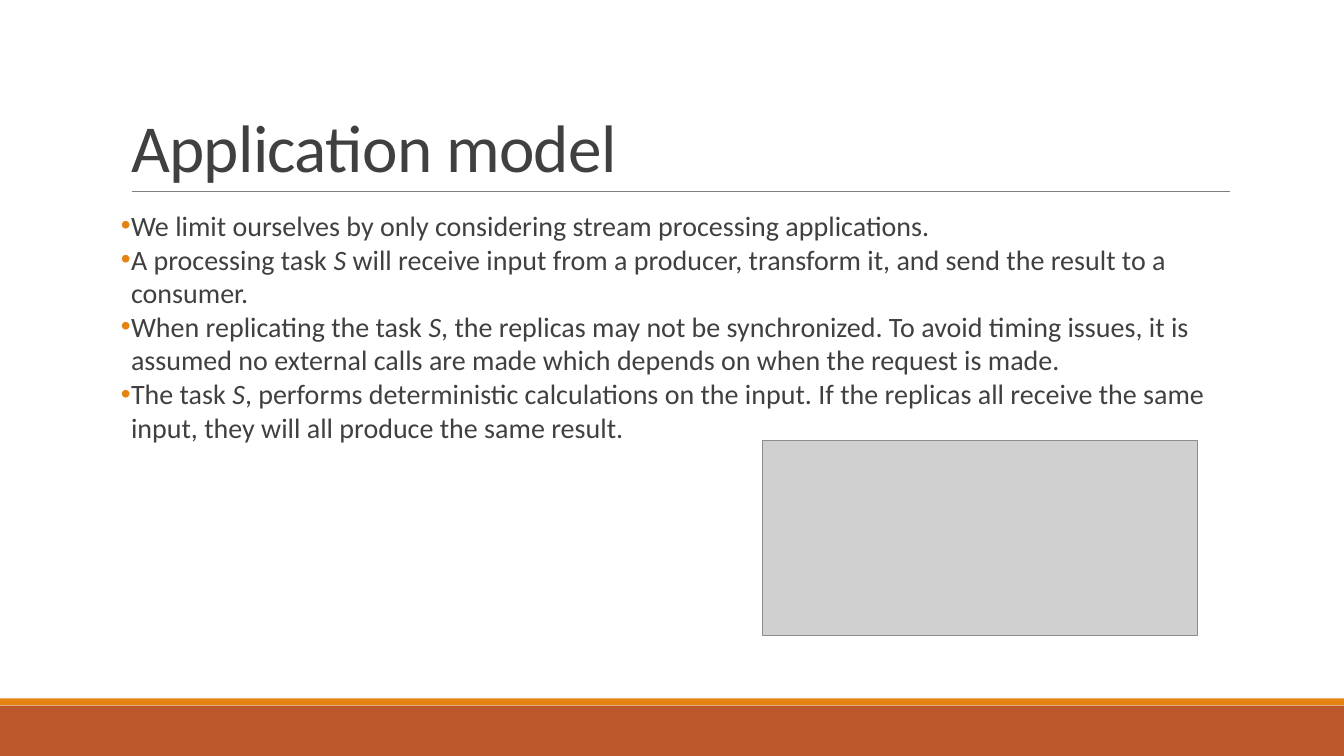
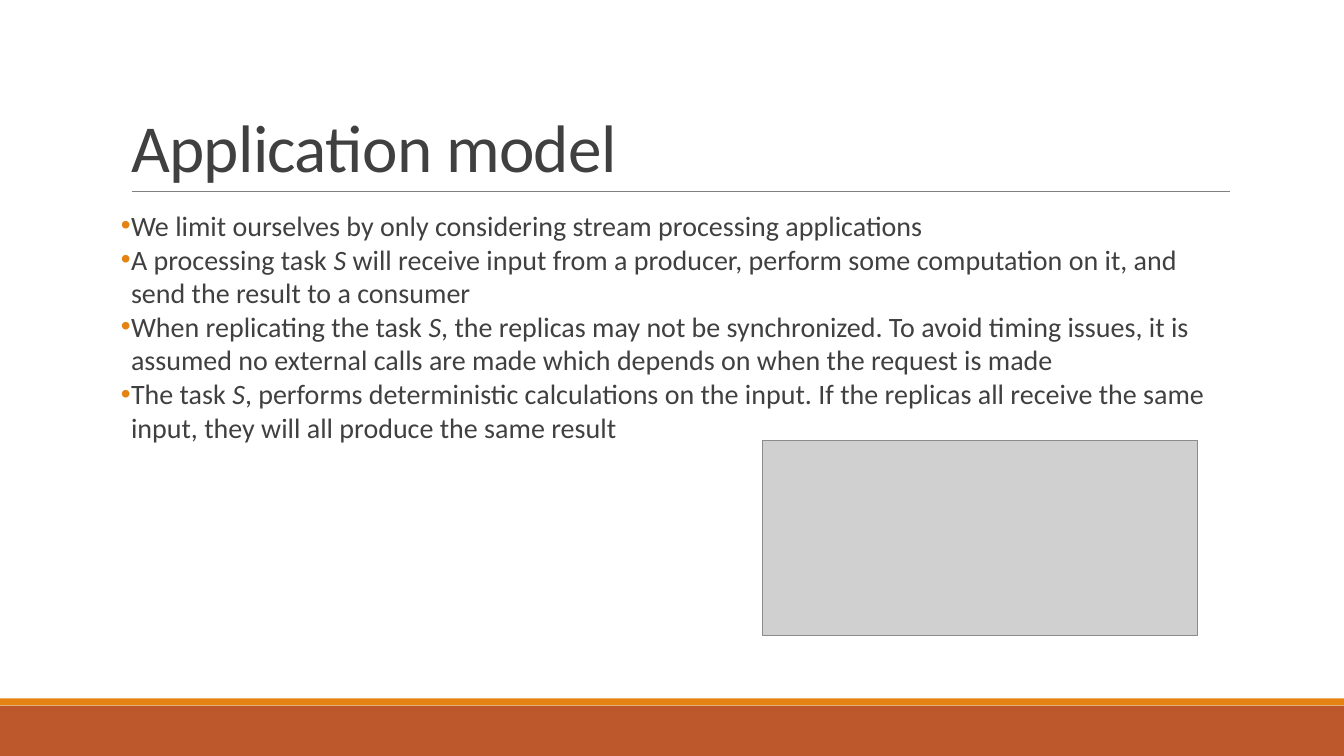
Before and after one commit to PStahl/master_thesis, a slide deck: slide 7 of presentation/presentation.pptx. Drawn at 1344x756 pixels with LibreOffice and Linux fonts; fonts in the diff are those of the drawing; grey boxes stand for pictures. Boxes give left, top, right and bottom in pixels: in the first picture for what was removed or moved away, otherwise in the second. Text is boxed around its words. In the diff, an @@ line names an element or a change of style, - is before the commit and + after.

Commit message:
update presentation

```diff
--- a/presentation/presentation.pptx
+++ b/presentation/presentation.pptx
@@ text at <box>131,216,1204,443</box>: text changed @@
-• We limit ourselves by only considering stream processing applications.
-• A processing task S will receive input from a producer, transform it, and send the result to a consumer.
-• When replicating the task S, the replicas may not be synchronized. To avoid timing issues, it is assumed no external calls are made which depends on when the request is made.
-• The task S, performs deterministic calculations on the input. If the replicas all receive the same input, they will all produce the same result.
+• We limit ourselves by only considering stream processing applications
+• A processing task S will receive input from a producer, perform some computation on it, and send the result to a consumer
+• When replicating the task S, the replicas may not be synchronized. To avoid timing issues, it is assumed no external calls are made which depends on when the request is made
+• The task S, performs deterministic calculations on the input. If the replicas all receive the same input, they will all produce the same result
```
Also in this commit, not shown: 6 other slides changed, 2 slides added.
